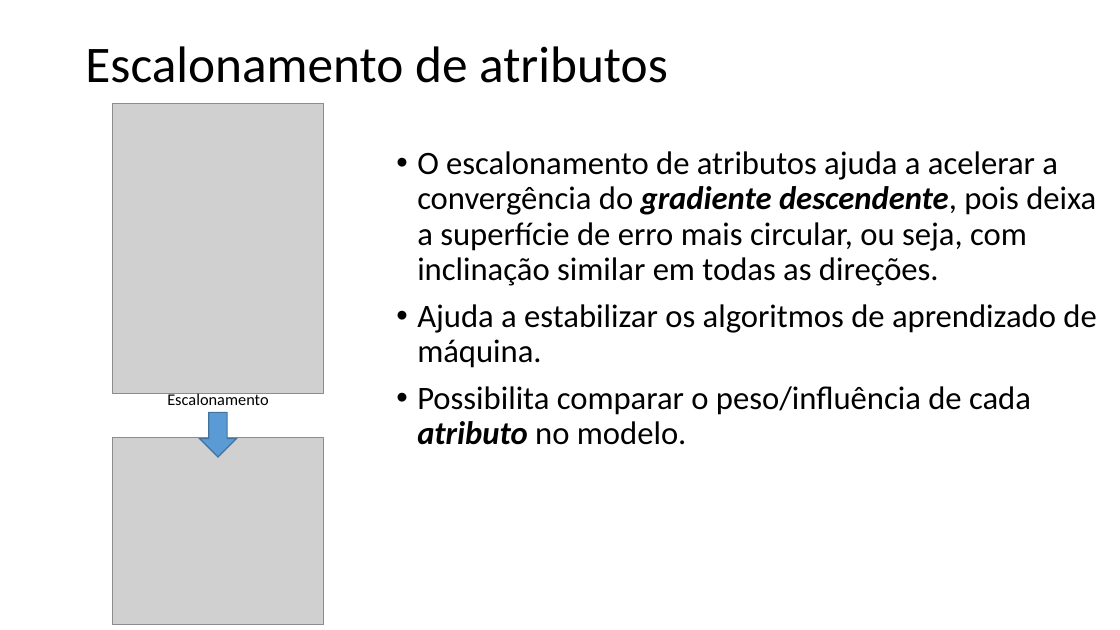
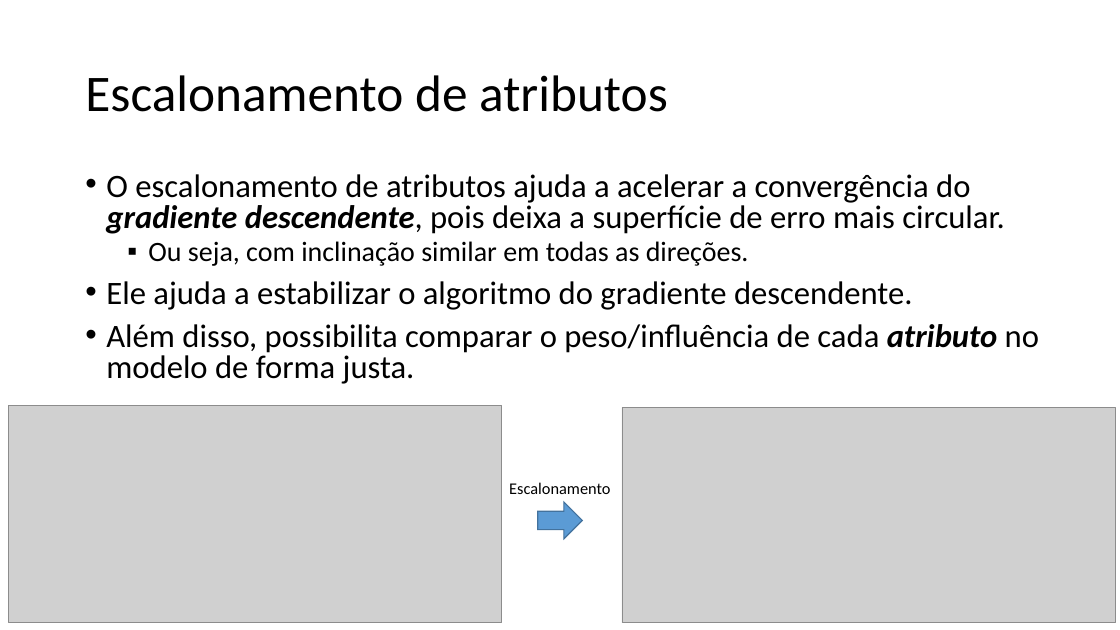
Before and after one commit to zz4fap/t319_aprendizado_de_maquina, a slide deck: slide 9 of slides/T319_Regressão_Linear (Parte IV).pptx. Drawn at 1120x630 pixels with LibreOffice and Linux fonts; fonts in the diff are those of the drawing; grey boxes stand for pictures. Boxes give left, top, right and bottom in pixels: in the first picture for what was removed or moved away, otherwise in the second. Text is boxed around its words. In the diff, an @@ line names an element or a change of style, - is before the commit and + after.

```diff
--- a/slides/T319_Regressão_Linear (Parte IV).pptx
+++ b/slides/T319_Regressão_Linear (Parte IV).pptx
@@ title "Escalonamento de atributos": place and size @@
-title "Escalonamento de atributos" at [85, 46, 668, 83]
+title "Escalonamento de atributos" at [85, 75, 668, 112]
@@ picture removed at [113, 103, 323, 393] @@
@@ text at [106, 174, 1039, 384]: text changed @@
-• O escalonamento de atributos ajuda a acelerar a convergência do gradiente descendente, pois deixa a superfície de erro mais circular, ou seja, com inclinação similar em todas as direções.
-• Ajuda a estabilizar os algoritmos de aprendizado de máquina.
-• Possibilita comparar o peso/influência de cada atributo no modelo.
+• O escalonamento de atributos ajuda a acelerar a convergência do gradiente descendente, pois deixa a superfície de erro mais circular.
+  ▪ Ou seja, com inclinação similar em todas as direções.
+• Ele ajuda a estabilizar o algoritmo do gradiente descendente.
+• Além disso, possibilita comparar o peso/influência de cada atributo no modelo de forma justa.
@@ picture added at [8, 405, 502, 623] @@
@@ picture added at [622, 408, 1115, 623] @@
@@ picture removed at [113, 438, 323, 625] @@
@@ text "Escalonamento": place and size @@
-text "Escalonamento" at [167, 392, 268, 405]
+text "Escalonamento" at [509, 482, 610, 494]
@@ down arrow at [538, 502, 583, 539]: rotation 0 to 270 degrees @@
```
Also in this commit, not shown: 3 slides added, 1 slide removed, 4 other files.
